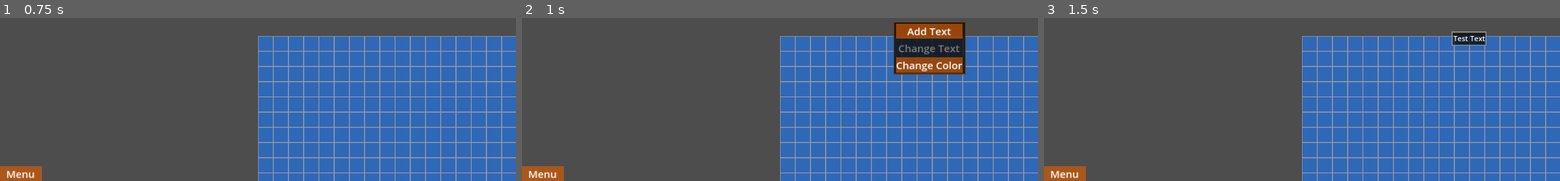
Above: before the commit, frames 1-3 (left to right).
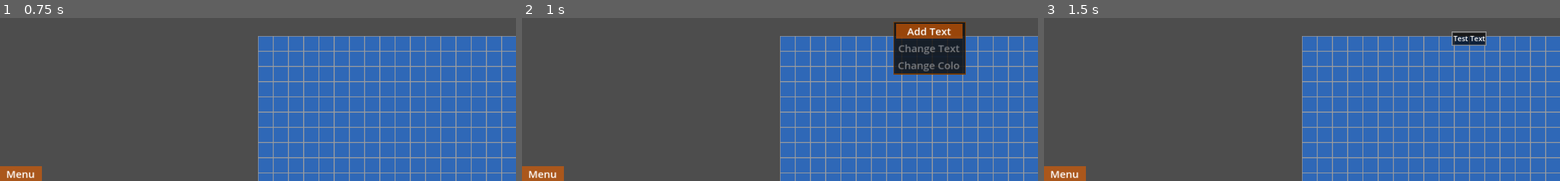
Above: after the commit, the same moments.

Repository: KadseLover/KadsePD-V2
Game: Godot game, scene res://Scenes/print.tscn
Two runs of this game, one before a commit and one after it. Both use one fixed random seed, a clock stepped at 60 frames per second and the inputs below.
Inputs (mouse positions are in pixels of both pictures, inside the frame that each line leads up to):
- Up to frame 1 (0.75 s): tap Enter at 0.5 s; move the mouse to (371, 21) at 0.52 s; press the mouse at (371, 21) at 0.53 s
- Up to frame 2 (1 s): right-click (893, 21) at 0.8 s
- Up to frame 3 (1.5 s): release the mouse at (1415, 21) at 1.25 s; click "Add Text" at 1.25 s

Frame 1 is identical in both runs. In frame 2, 1.2% of the frame differs, in the area x 72-86%, y 24-34%; in frame 3, nothing differs.

Commit message:
Comntext
Context Menu fertig

Diff:
--- a/kpd/Scenes/Buildings/constructor.tscn
+++ b/kpd/Scenes/Buildings/constructor.tscn
@@ -18,7 +18,7 @@
 offset_top = -412.0
 offset_right = 297.0
 offset_bottom = 419.0
-mouse_filter = 2
+mouse_filter = 1
 color = Color(0.32549, 1, 1, 0.372549)
 
 [node name="Area2D" type="Area2D" parent="."]
--- a/kpd/Scripts/Menus/con_menu.gd
+++ b/kpd/Scripts/Menus/con_menu.gd
@@ -46,7 +46,8 @@
 
 func _on_finsh_color_pressed() -> void:
 	edit_color = $"../CanvasLayer/Ediors/ColorEdit/ColorPicker".color
-	print(edit_color)
+	Global.new_color = edit_color
+	Global.emit_signal("change_color")
 	color_edit.hide()
 	Global.in_menu = false
 
@@ -62,3 +63,8 @@
 		change_text.disabled = false
 	else:
 		change_text.disabled = true
+
+	if Global.building_focus:
+		color.disabled = false
+	else:
+		color.disabled = true
--- a/kpd/Scripts/building.gd
+++ b/kpd/Scripts/building.gd
@@ -5,6 +5,7 @@
 var spawnt
 var offset_
 var id
+var selectet
 @onready var Overlay: ColorRect = $Overlay
 
 
@@ -12,8 +13,11 @@
 	spawnt = true
 	Overlay.hide()
 	index()
+	Global.connect("change_color", update_color)
 
 func _input(event: InputEvent) -> void:
+	if Global.in_menu:
+		return
 	#Check ob auf dem Building Mouse Input is
 	if Input.is_action_just_pressed("LMB") and mouse_in:
 		dragging = true
@@ -22,6 +26,15 @@
 	if !Input.is_action_pressed("LMB"):
 		top_level = false
 		dragging = false
+
+	if Input.is_action_just_pressed("RMB") and mouse_in:
+		selectet = true
+		modulate = Color.GRAY
+
+	if Input.is_action_just_pressed("LMB") and !mouse_in and !Global.con_menu_mouse and !Global.in_menu:
+		selectet = false
+		modulate = Color.WHITE
+
 
 
 func _process(delta: float) -> void:
@@ -42,11 +55,13 @@
 
 func _on_mouse_entered() -> void:
 	mouse_in = true
+	Global.building_focus = true
 	Overlay.show()
 
 
 func _on_mouse_exited() -> void:
 	mouse_in = false
+	Global.building_focus = false
 	Overlay.hide()
 
 
@@ -64,3 +79,7 @@
 			Global.id = 3
 		"Splitter":
 			Global.id = 4
+
+func update_color():
+	if selectet:
+		self_modulate = Global.new_color
--- a/kpd/Scripts/global.gd
+++ b/kpd/Scripts/global.gd
@@ -9,11 +9,14 @@
 var id_belt
 var can_get_back
 var text_focus
+var building_focus
 var new_text
 var con_menu_mouse
 var in_menu
+var new_color
 
 signal light_cancel_belt
 signal light_cancel_pipe
 signal rad_focus
 signal change_text
+signal change_color
